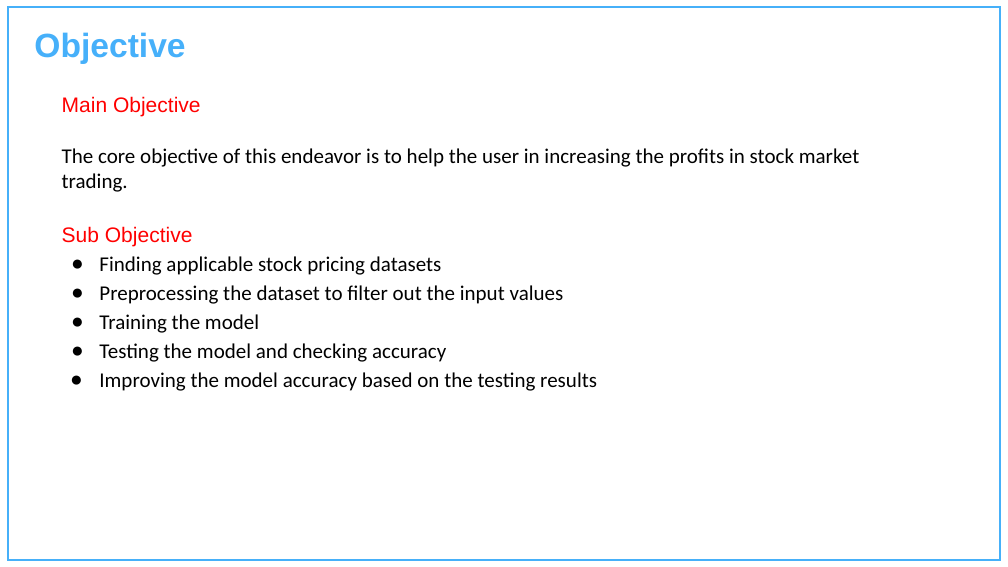
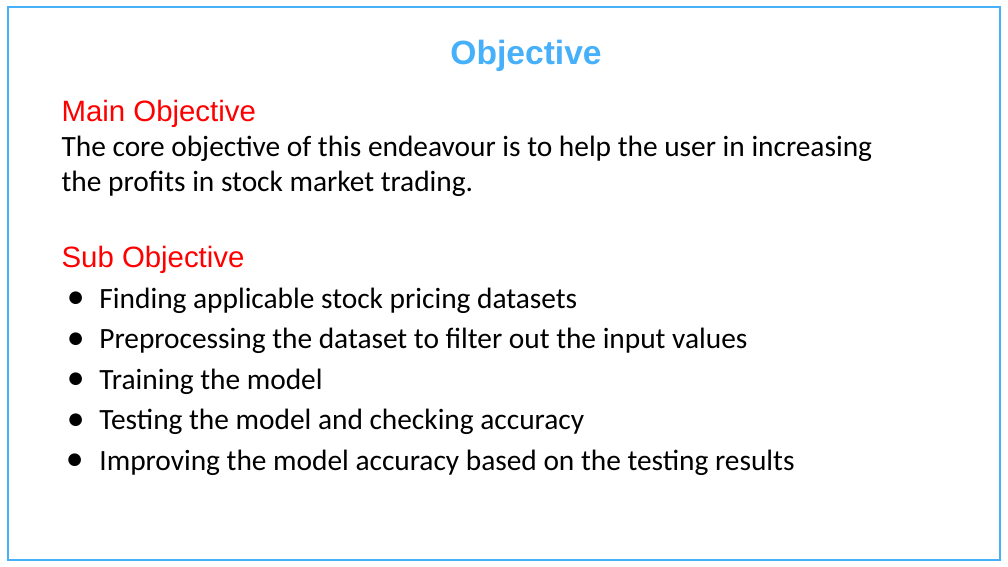
Before and after one commit to Charu-2718/TradeHelp, a slide deck: slide 7 of Documentation/1st presentation.pptx (slide 6 before the commit). Drawn at 1008x567 pixels with LibreOffice and Linux fonts; fonts in the diff are those of the drawing; background and template pictures are left out. Boxes give left, top, right and bottom in pixels: in the first picture for what was removed or moved away, otherwise in the second. Text is boxed around its words. In the diff, an @@ line names an element or a change of style, - is before the commit and + after.

```diff
--- a/Documentation/1st presentation.pptx
+++ b/Documentation/1st presentation.pptx
@@ text "Objective": place and size @@
-text "Objective" at [34,32,185,64]
+text "Objective" at [450,39,601,71]
@@ text "Objective" at [450,39,601,71]: alignment left to centre @@
@@ text at [62,99,794,475]: size 20 to 28 pt in "Main Objective", "Sub Objective", "Finding applicable stock pricing datasets", "Preprocessing the dataset to filter out the ..." and 3 more places; indent changed @@
@@ text at [62,135,873,196]: text changed; size 20 to 28 pt @@
-The core objective of this endeavor is to help the user in increasing the profits in stock market trading.
+The core objective of this endeavour is to help the user in increasing the profits in stock market trading.
```
Also in this commit, not shown: 5 other slides changed, 4 slides added, 3 slides removed.
